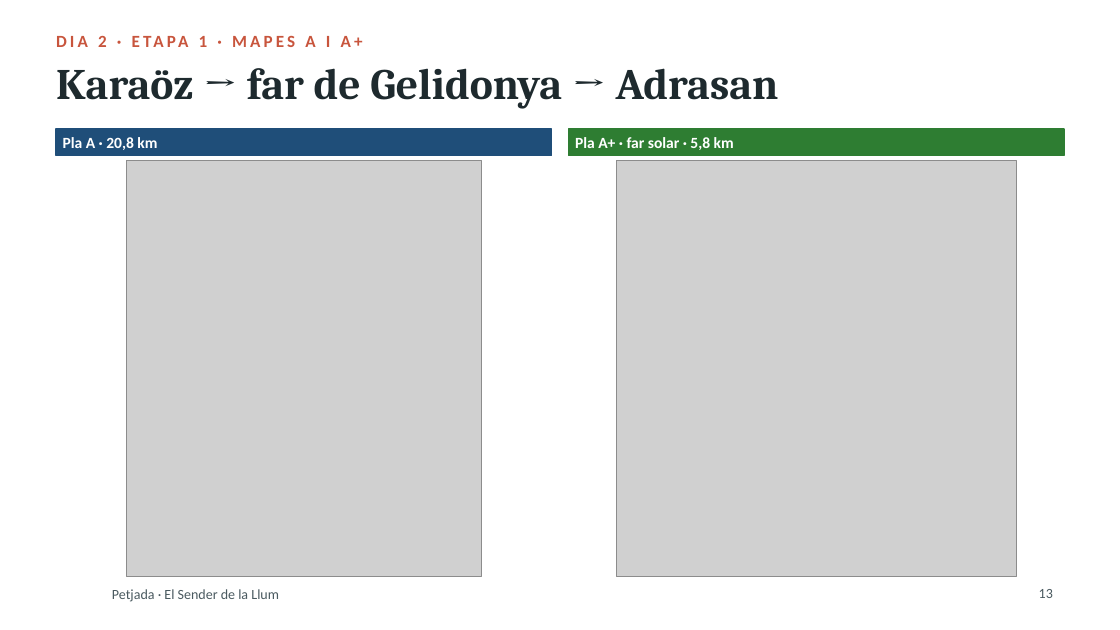
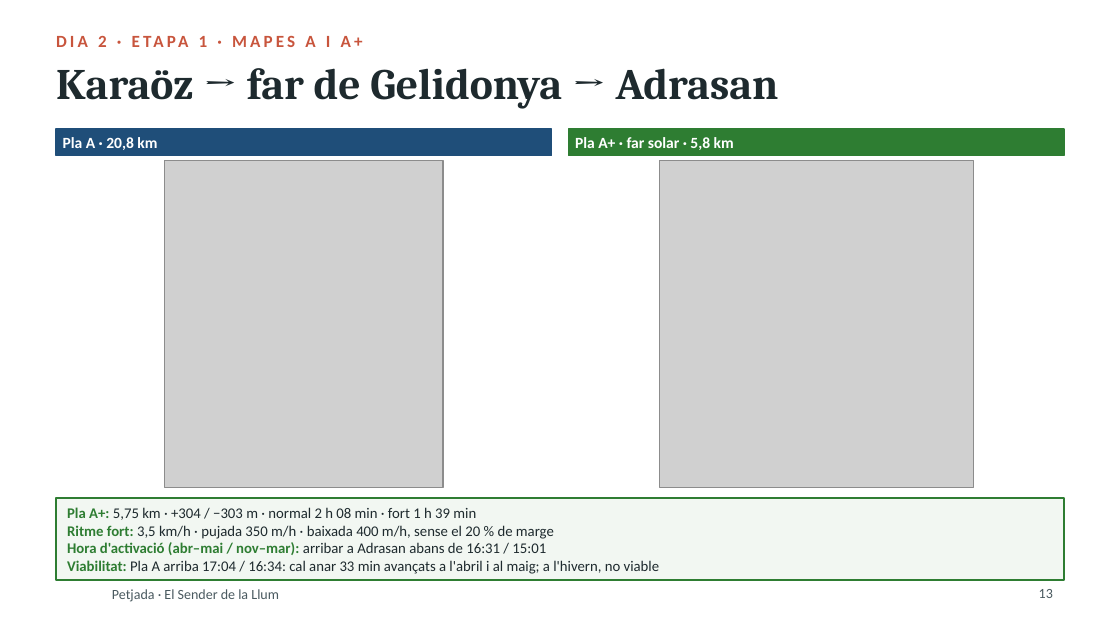
Before and after one commit to stosalca/sender-de-la-llum, a slide deck: slide 13 of Presentacio_2_Petjada.pptx. Drawn at 1120x630 pixels with LibreOffice and Linux fonts; fonts in the diff are those of the drawing; grey boxes stand for pictures; background and template pictures are left out. Boxes give left, top, right and bottom in pixels: in the first picture for what was removed or moved away, otherwise in the second. Text is boxed around its words. In the diff, an @@ line names an element or a change of style, - is before the commit and + after.

```diff
--- a/Presentacio_2_Petjada.pptx
+++ b/Presentacio_2_Petjada.pptx
@@ picture: place and size @@
-picture at <box>127,160,482,577</box>
+picture at <box>165,160,444,487</box>
@@ picture: place and size @@
-picture at <box>616,160,1016,577</box>
+picture at <box>660,160,973,487</box>
@@ rectangle added at <box>56,498,1064,580</box>, fill #F2F7F2, outline #2E7D32 1.25 pt @@
@@ text added at <box>67,507,660,574</box>, 9.5 pt, text #1E2A2E @@
+Pla A+: 5,75 km · +304 / −303 m · normal 2 h 08 min · fort 1 h 39 min
+Ritme fort: 3,5 km/h · pujada 350 m/h · baixada 400 m/h, sense el 20 % de marge
+Hora d'activació (abr–mai / nov–mar): arribar a Adrasan abans de 16:31 / 15:01
+Viabilitat: Pla A arriba 17:04 / 16:34: cal anar 33 min avançats a l'abril i al maig; a l'hivern, no viable
```
Also in this commit, not shown: 7 other slides changed, 3 other files.
